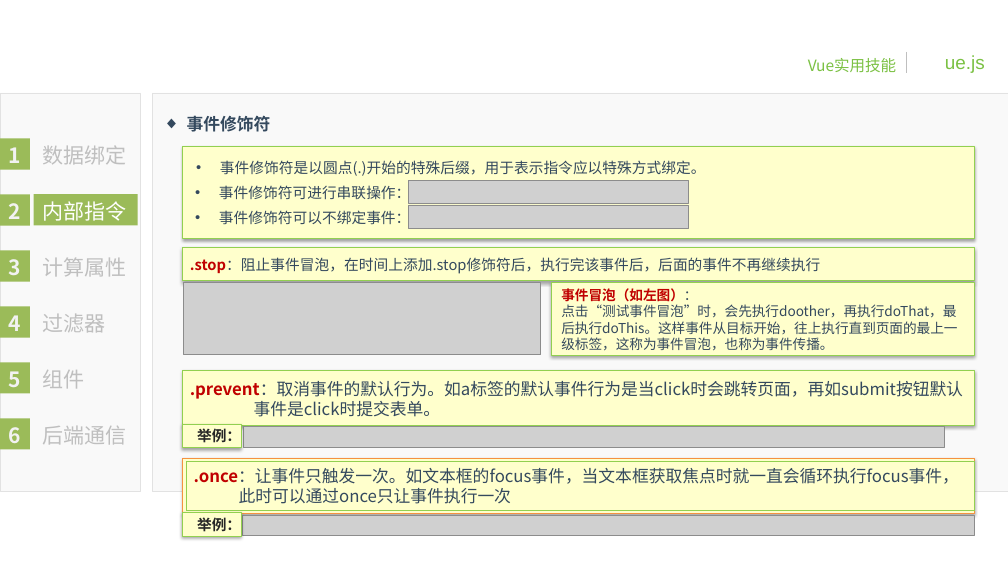
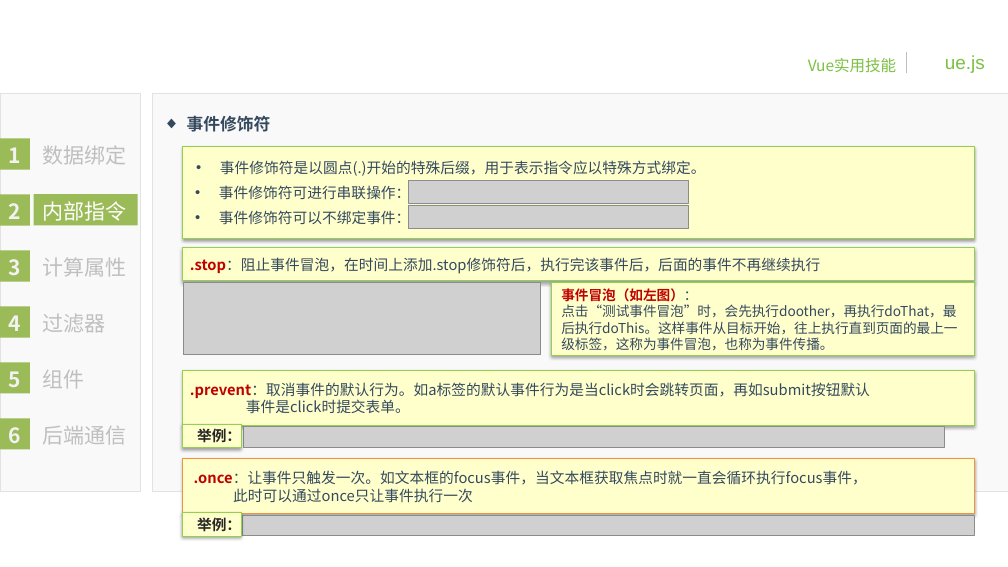
Before and after one commit to BinMarshall/studing, a slide deck: slide 25 of Vue/前端框架—Vue-郝彬彬-20180820.pptx. Drawn at 1008x567 pixels with LibreOffice and Linux fonts; fonts in the diff are those of the drawing; grey boxes stand for pictures; background and template pictures are left out. Boxes give left, top, right and bottom in pixels: in the first picture for what was removed or moved away, otherwise in the second. Text is boxed around its words. In the diff, an @@ line names an element or a change of style, - is before the commit and + after.

```diff
--- a/Vue/前端框架—Vue-郝彬彬-20180820.pptx
+++ b/Vue/前端框架—Vue-郝彬彬-20180820.pptx
@@ text ".prevent：取消事件的默认行为。如a标签的默认事件行为是当click时会跳转页面，再如submit按钮默认" at (190, 382, 870, 414): size 16 to 14 pt @@
@@ text ".once：让事件只触发一次。如文本框的focus事件，当文本框获取焦点时就一直会循环执行focus事件，": place and size @@
-text ".once：让事件只触发一次。如文本框的focus事件，当文本框获取焦点时就一直会循环执行focus事件，" at (186, 462, 974, 510)
+text ".once：让事件只触发一次。如文本框的focus事件，当文本框获取焦点时就一直会循环执行focus事件，" at (194, 470, 867, 503)
@@ text ".once：让事件只触发一次。如文本框的focus事件，当文本框获取焦点时就一直会循环执行focus事件，" at (194, 470, 867, 503): size 16 to 14 pt; outline #92D050 0.75 pt to none @@
```
Also in this commit, not shown: 12 other slides changed.
